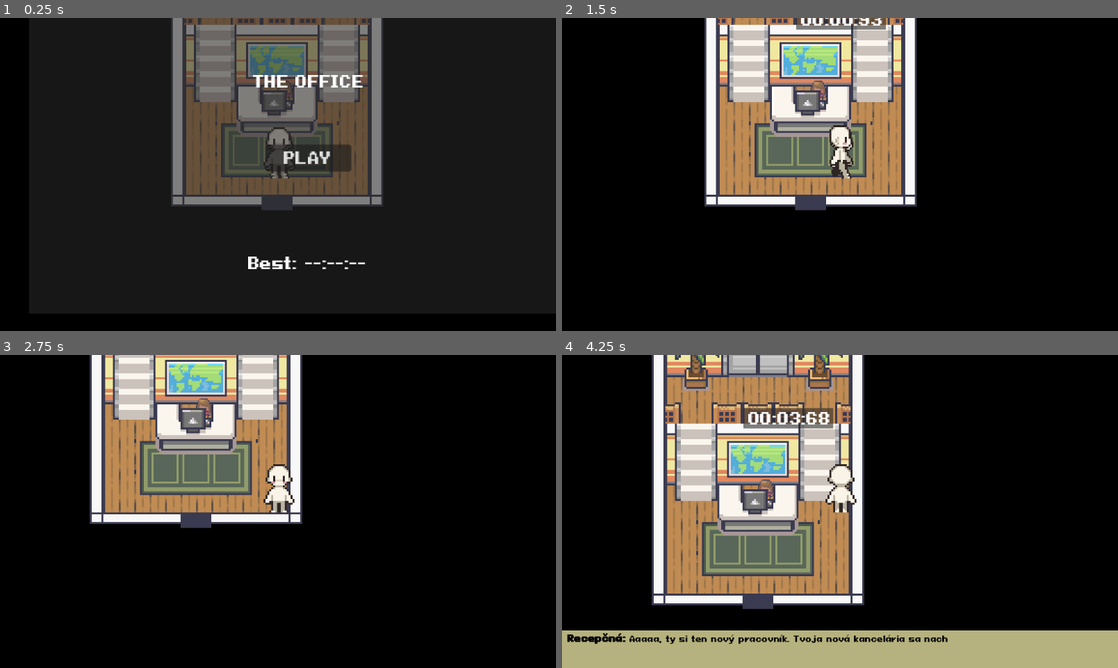
Above: before the commit, frames 1-4 (two rows, left to right).
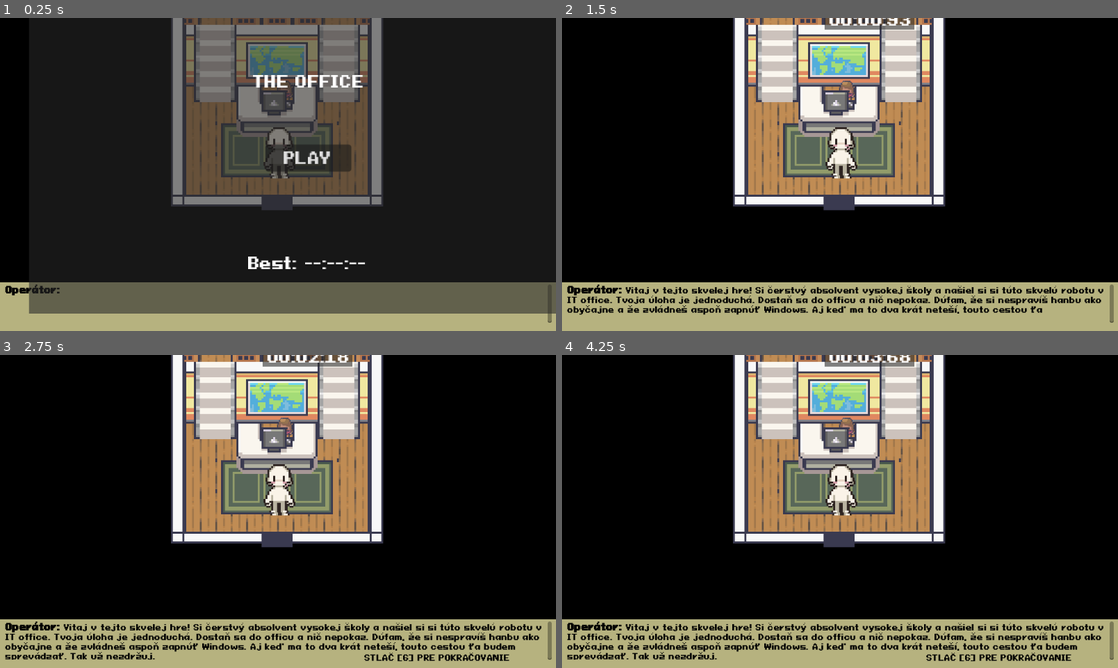
Above: after the commit, the same moments.

Repository: antarux-dev/gamejam-2026
Game: Godot game, scene res://scenes/game.tscn
Two runs of this game, one before a commit and one after it. Both use one fixed random seed, a clock stepped at 60 frames per second and the inputs below. Sound files missing from this copy of the repository are replaced by a short silence.
Inputs:
- Up to frame 1 (0.25 s): no input
- Up to frame 2 (1.5 s): click "PLAY" at 0.5 s; tap Enter at 1.25 s; hold Right (movement_right) from 1.28 s (still down); hold E (interact) from 1.28 s (still down)
- Up to frame 3 (2.75 s): release Right (movement_right) at 2.03 s; release E (interact) at 2.03 s; hold Down (movement_down) from 2.03 s (still down); tap E (interact) at 2.1 s
- Up to frame 4 (4.25 s): release Down (movement_down) at 2.78 s; hold Right (movement_right) 2.78-3.53 s; hold E (interact) 2.78-3.53 s; hold Up (movement_up) from 3.53 s (still down); tap E (interact) at 3.6 s

The runs differ from the first frame. In frame 1, 15% of the frame differs, in the area x 0-100%, y 84-100%; in frame 2, 34%; in frame 3, 43%; in frame 4, 44%, in the area x 0-100%, y 0-98%.

Commit message:
Audio version 4

Diff:
--- a/project.godot
+++ b/project.godot
@@ -13,6 +13,10 @@
 config/name="GameJam26"
 run/main_scene="uid://dkxg57ue8jdsg"
 config/features=PackedStringArray("4.6", "GL Compatibility")
+
+[autoload]
+
+DialogueSystem="*uid://bntwyty1xxpp5"
 
 [display]
 
--- a/scenes/dialogue_system.tscn
+++ b/scenes/dialogue_system.tscn
@@ -16,7 +16,7 @@
 anchor_top = 1.0
 anchor_right = 1.0
 anchor_bottom = 1.0
-offset_top = -78.0
+offset_top = -101.0
 grow_horizontal = 2
 grow_vertical = 0
 size_flags_vertical = 8
@@ -30,8 +30,8 @@
 anchor_right = 0.98321617
 anchor_bottom = 0.94487554
 offset_left = -1.8014174
-offset_top = -11.147152
-offset_right = -1.8358154
+offset_top = -17.203365
+offset_right = 10.334961
 offset_bottom = -11.125824
 theme_override_colors/default_color = Color(0, 0, 0, 1)
 theme_override_font_sizes/normal_font_size = 16
--- a/scenes/game.tscn
+++ b/scenes/game.tscn
@@ -2,7 +2,6 @@
 
 [ext_resource type="PackedScene" uid="uid://cwqspp14am5eu" path="res://scenes/game_intro.tscn" id="1_lnu2h"]
 [ext_resource type="PackedScene" uid="uid://dfj3fl6ejphd" path="res://scenes/player.tscn" id="2_yqjtg"]
-[ext_resource type="PackedScene" uid="uid://bntwyty1xxpp5" path="res://scenes/dialogue_system.tscn" id="3_lbhrr"]
 [ext_resource type="AudioStream" uid="uid://fbdm6fsc6ohl" path="res://assets/music.mp3" id="4_lbhrr"]
 [ext_resource type="Script" uid="uid://bdbeujpk0bvmi" path="res://scripts/ui.gd" id="5_iywne"]
 
@@ -15,9 +14,6 @@
 [node name="Player" parent="." unique_id=180648449 instance=ExtResource("2_yqjtg")]
 position = Vector2(-23, 16)
 collision_mask = 2
-
-[node name="DialogueSystem" parent="." unique_id=2082468134 instance=ExtResource("3_lbhrr")]
-layer = 3
 
 [node name="BackgroundMusic" type="AudioStreamPlayer" parent="." unique_id=1921009885]
 stream = ExtResource("4_lbhrr")
--- a/scripts/DialogueSystem.gd
+++ b/scripts/DialogueSystem.gd
@@ -1,104 +1,128 @@
 extends CanvasLayer
+
+# Signály pre komunikáciu s hráčom a hrou
+signal dialogue_started
+signal dialogue_finished
 
 @onready var text_label = $Panel/RichTextLabel
 @onready var key_prompt = $Panel/Label
 @onready var audio_player = $AudioStreamPlayer
 
-var dialogues_dict = {}     # Slovník všetkých dialógov načítaných z JSONu
-var dialogue_queue = []    # Fronta IDčiek, ktoré sa majú postupne prehrať
-var target_key = ""
+var dialogues_dict = {}     # Všetky dáta z JSONu
+var dialogue_queue = []    # Poradie dialógov na prehratie
+var target_key = ""        # Aktuálna troll klávesa
 var is_waiting_for_key = false
+var is_active = false      # Poistka, aby nebežali dva dialógy naraz
 
 func _ready():
 	key_prompt.hide()
-	self.hide() # Systém je na začiatku skrytý
+	self.hide()
+	text_label.bbcode_enabled = true # Povolenie [b] tagov
 	load_dialogues()
+
+	start_sequence([1])
 
 func load_dialogues():
 	var path = "res://assets/dialogs.json"
 	if FileAccess.file_exists(path):
 		var file = FileAccess.open(path, FileAccess.READ)
 		var data = JSON.parse_string(file.get_as_text())
-		# Prevedieme pole na slovník pre rýchle vyhľadávanie podľa ID
+
+		if data == null:
+			printerr("Chyba: JSON súbor má nesprávny formát!")
+			return
+
 		for item in data:
+			# Ošetrenie ID (odstránenie .0 z floatov)
 			var id_key = str(int(item["id"]))
 			dialogues_dict[id_key] = item
-		print("Dialógy úspešne načítané.")
+		print("Dialógy úspešne načítané. Počet: ", dialogues_dict.size())
 	else:
 		printerr("JSON nebol nájdený na ceste: ", path)
 
-# --- HLAVNÁ FUNKCIA NA SPUSTENIE DIALÓGU ZVONKU ---
-#ids: pole IDčiek, napr. [1] alebo [2, 3]
+# --- SPUSTENIE SEKVENCIÍ ---
 func start_sequence(ids: Array):
-	var bg_music = get_node("/root/game/BackgroundMusic") # Cesta k tvojej hudbe
+	# Ak systém už pracuje, nové príkazy ignorujeme
+	if is_active:
+		return
+
+	is_active = true
+	dialogue_queue = ids.duplicate()
+
+	# Stíšenie hudby (ak existuje)
+	var bg_music = get_node_or_null("/root/game/BackgroundMusic")
 	if bg_music:
 		bg_music.volume_db = -30
-	if self.visible:
-		return # Ak už niečo hrá, ignorujeme nové požiadavky
 
-	dialogue_queue = ids.duplicate() # Skopírujeme IDčka do fronty
-	self.show() # Zobrazíme panel
+	# Povieme hráčovi, aby zastavil
+	dialogue_started.emit()
+	self.show()
 	_play_next_in_queue()
 
 func _play_next_in_queue():
-	var bg_music = get_node("/root/game/BackgroundMusic")
+	# Ak je fronta prázdna, vypíname systém
 	if dialogue_queue.is_empty():
-		self.hide()
-		if bg_music:
-			bg_music.volume_db = -5
+		_close_dialogue_system()
 		return
 
-	var next_id = str(dialogue_queue.pop_front()) # Vyberieme prvé ID z fronty
+	var next_id = str(dialogue_queue.pop_front())
 
 	if dialogues_dict.has(next_id):
+		Globals.SetMove(true)
 		_execute_dialogue(dialogues_dict[next_id])
 	else:
-		printerr("ID dialógu neexistuje: ", next_id)
-		_play_next_in_queue() # Skúsime ďalší, ak toto ID chýba
+		printerr("CHYBA: ID ", next_id, " v JSONe neexistuje!")
+		_play_next_in_queue()
 
 func _execute_dialogue(d):
-	# 1. AUDIO LOGIKA
+	Globals.SetMove(false)
+	# 1. NAČÍTANIE AUDIA
 	var v_path = d["voice"]
 	if v_path.begins_with("/"): v_path = v_path.erase(0, 1)
-	var full_voice_path = "res://assets/" + v_path
+	var full_path = "res://assets/" + v_path
 
-	if FileAccess.file_exists(full_voice_path):
-		audio_player.stream = load(full_voice_path)
+	if FileAccess.file_exists(full_path):
+		audio_player.stream = load(full_path)
 		audio_player.play()
+	else:
+		printerr("Audio súbor nenájdený: ", full_path)
+		audio_player.stream = null
 
-	# 2. TEXTOVÁ LOGIKA (Typewriter s okamžitým menom)
+	# 2. VÝPIS TEXTU
 	_display_text(d)
 
-	# 3. SIGNÁLY
+	# 3. PRIPOJENIE SIGNÁLOV PODĽA TYPU
+	# Odpojíme staré prepojenia
 	if audio_player.finished.is_connected(_on_audio_finished): audio_player.finished.disconnect(_on_audio_finished)
 	if audio_player.finished.is_connected(_on_ambient_finished): audio_player.finished.disconnect(_on_ambient_finished)
 
-	if d["type"] == "d":
+	if d["type"] == "d": # Dialóg (čaká na klávesu)
 		audio_player.finished.connect(_on_audio_finished)
-	else:
+	else: # Ambient (ide hneď ďalej)
 		audio_player.finished.connect(_on_ambient_finished)
 
 func _display_text(data):
 	var npc_name = str(data["npc"]).capitalize() + ": "
 	var raw_text = data["text"]
 
+	# BBCode formátovanie
 	text_label.text = "[b]" + npc_name + "[/b]" + raw_text
 
+	# Reset typewriter efektu
 	var name_length = npc_name.length()
 	var total_length = text_label.get_total_character_count()
-
-	# Meno ukážeme hneď
 	text_label.visible_characters = name_length
 
-	var audio_length = 2.0
+	# Výpočet trvania podľa audia
+	var duration = 2.0
 	if audio_player.stream:
-		audio_length = audio_player.stream.get_length()
+		duration = audio_player.stream.get_length()
 
-	var tween_duration = max(0.2, audio_length - 0.1)
+	# Animácia písania textu
+	var tween = create_tween()
+	tween.tween_property(text_label, "visible_characters", total_length, max(0, duration - 0))
 
-	var tween = create_tween()
-	tween.tween_property(text_label, "visible_characters", total_length, tween_duration)
-
+# --- UKONČENIE A LOGIKA KLÁVES ---
 func _on_audio_finished():
 	target_key = get_random_troll_key()
 	key_prompt.text = "STLAČ [" + target_key + "] PRE POKRAČOVANIE"
@@ -106,16 +130,9 @@
 	is_waiting_for_key = true
 
 func _on_ambient_finished():
-	# Ambientné hlášky automaticky idú na ďalší dialóg vo fronte
+	# Počkáme sekundu a ideme na ďalší
+	await get_tree().create_timer(1.0).timeout
 	_play_next_in_queue()
-
-func get_random_troll_key() -> String:
-	var letters = ["A", "B", "C", "D", "E", "F", "G", "H", "I", "J", "K", "L", "M", "N", "O", "P", "Q", "R", "S", "T", "U", "V", "W", "X", "Y", "Z"]
-	var numbers = ["0", "1", "2", "3", "4", "5", "6", "7", "8", "9"]
-	var symbols = ["Space", "Enter", "Escape", "Comma", "Period", "Slash", "Minus", "Equal"]
-
-	var pool = letters + numbers + symbols
-	return pool[randi() % pool.size()]
 
 func _unhandled_input(event):
 	if is_waiting_for_key and event is InputEventKey and event.pressed:
@@ -123,4 +140,26 @@
 		if pressed_key == target_key:
 			is_waiting_for_key = false
 			key_prompt.hide()
-			_play_next_in_queue() # Po úspešnom stlačení ideme na ďalší
+			_play_next_in_queue()
+
+func _close_dialogue_system():
+	self.hide()
+	is_active = false
+	Globals.SetMove(true)
+
+	# Vrátenie hudby do normálu
+	var bg_music = get_node_or_null("/root/game/BackgroundMusic")
+	if bg_music:
+		bg_music.volume_db = -5
+
+	# Hráč sa môže znova hýbať
+	dialogue_finished.emit()
+
+func get_random_troll_key() -> String:
+	var pool = [
+		"A", "B", "C", "D", "E", "F", "G", "H", "I", "J", "K", "L", "M",
+		"N", "O", "P", "Q", "R", "S", "T", "U", "V", "W", "X", "Y", "Z",
+		"0", "1", "2", "3", "4", "5", "6", "7", "8", "9",
+		"Space", "Enter", "Shift"
+	]
+	return pool[randi() % pool.size()]
--- a/scripts/game_intro.gd
+++ b/scripts/game_intro.gd
@@ -14,14 +14,10 @@
 
 func _on_recepcia_trigger_body_entered(body: Node2D) -> void:
 	if body.name == "Player":
-		# Hľadáme DialogueSystem v "rodičovskej" scéne (game.tscn)
-		var ds = get_parent().get_node("DialogueSystem")
-
-		if ds:
-			ds.start_sequence([2, 3, 4])
-			$RecepciaTrigger.queue_free()
-		else:
-			printerr("Chyba: DialogueSystem nebol nájdený v hlavnej scéne!")
+		DialogueSystem.start_sequence([2, 3, 4])
+		$RecepciaTrigger.queue_free()
+	else:
+		printerr("Chyba: DialogueSystem nebol nájdený v hlavnej scéne!")
 
 
 func _on_door_body_entered(body: Node2D) -> void:
--- /dev/null
+++ b/scripts/new_script.gd
@@ -0,0 +1,9 @@
+class_name Globals
+
+static var can_move: bool = false
+
+static func GetMove() -> bool:
+	return can_move
+
+static func SetMove(NewVal: bool) -> void:
+	can_move = NewVal;
--- a/scripts/player_logic.gd
+++ b/scripts/player_logic.gd
@@ -9,9 +9,14 @@
 
 @onready var animation_player: AnimationPlayer = $AnimationPlayer;
 @onready var sprite: Sprite2D = $Sprite2D;
+func _ready():
+	DialogueSystem.dialogue_started.connect(func(): Globals.can_move = false)
+	DialogueSystem.dialogue_finished.connect(func(): Globals.can_move = true)
 
 # run service frame process
 func _process(_delta: float) -> void:
+	if not Globals.can_move:
+		return
 	direction.x = Input.get_action_strength("movement_right") - Input.get_action_strength("movement_left");
 	direction.y = Input.get_action_strength("movement_down") - Input.get_action_strength("movement_up");
 
@@ -23,6 +28,11 @@
 
 
 func _physics_process(_delta: float) -> void:
+	if not Globals.can_move:
+		direction = Vector2.ZERO # Vynulujeme smer
+		velocity = Vector2.ZERO  # Zastavíme fyziku
+		return
+
 	move_and_slide();
 	print(sprite.scale)
 	pass;
Not shown, added: assets/audio/19.mp3.import
Not shown, added: assets/audio/20.mp3.import
Not shown, added: assets/audio/21.mp3.import
Not shown, added: assets/audio/22.mp3.import
Not shown, added: assets/audio/23.mp3.import
Not shown, added: assets/audio/24.mp3.import
Not shown, added: assets/audio/25.mp3.import
Not shown, added: assets/audio/26.mp3.import
Not shown, added: assets/audio/27.mp3.import
Not shown, added: scripts/new_script.gd.uid
Not shown, added: assets/audio/19.mp3
Not shown, added: assets/audio/20.mp3
(and 7 more such lines)
